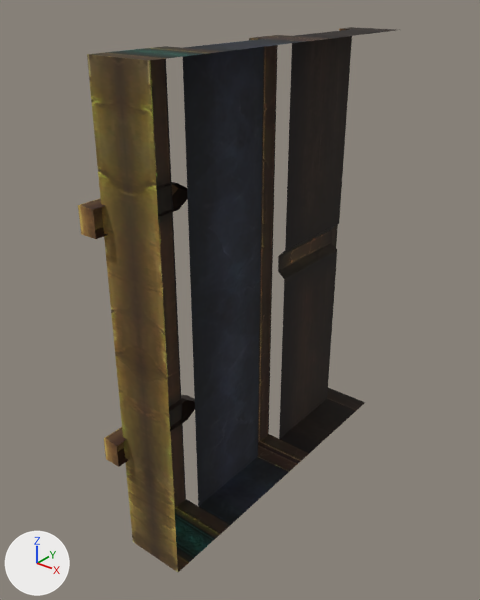
What one commit did to the OBJ model sceneobjs/huodong_jingsu_545/huodong_jingsu_545_qiangbi_01.obj.
Before and after are seen from a 50 mm lens placed at (155.0, -287.0, 118.0), pointed at (-5.0, -87.0, -7.0). The lights are fixed; the arrows at lower left show +X, +Y and +Z. Where no turn or scale is listed for an object, it has been applied to the vertices.

Names of what the first picture shows: 'huodong_jingsu_545_qiangbi_01'.
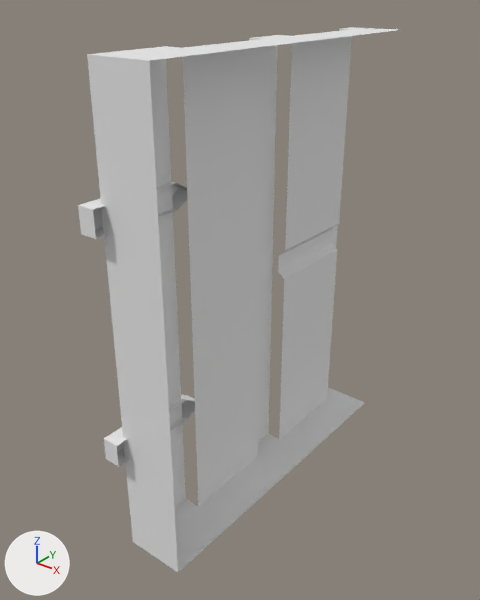
Where the change shows, as pixel boxes [x1, y1, x2, y2] in the pictures (480 x 600 px):
'huodong_jingsu_545_qiangbi_01', recoloured: [78, 27, 396, 572] in both

What changed in the scene script:
```text
Add mat_material_1_1:
    mat_material_1_1 = principled_material('material_1')
    mat_material_1_1.base_color = (0.8, 0.8, 0.8)  # white #e7e7e7
    mat_material_1_1.roughness = 1.0
Change me_huodong_jingsu_545_qiangbi_01:
    where me_huodong_jingsu_545_qiangbi_01.from_pydata(...)  # 58 vertices, 82 faces; spans x -16.0..16.0, y -157.0..0.0, z -97.0..97.0
    remove me_huodong_jingsu_545_qiangbi_01.materials.append(mat_material_1)  # picture img_huodong_jingsu_545_qiangbi_01_png
    add me_huodong_jingsu_545_qiangbi_01.materials.append(mat_material_1_1)  # white #e7e7e7
```
